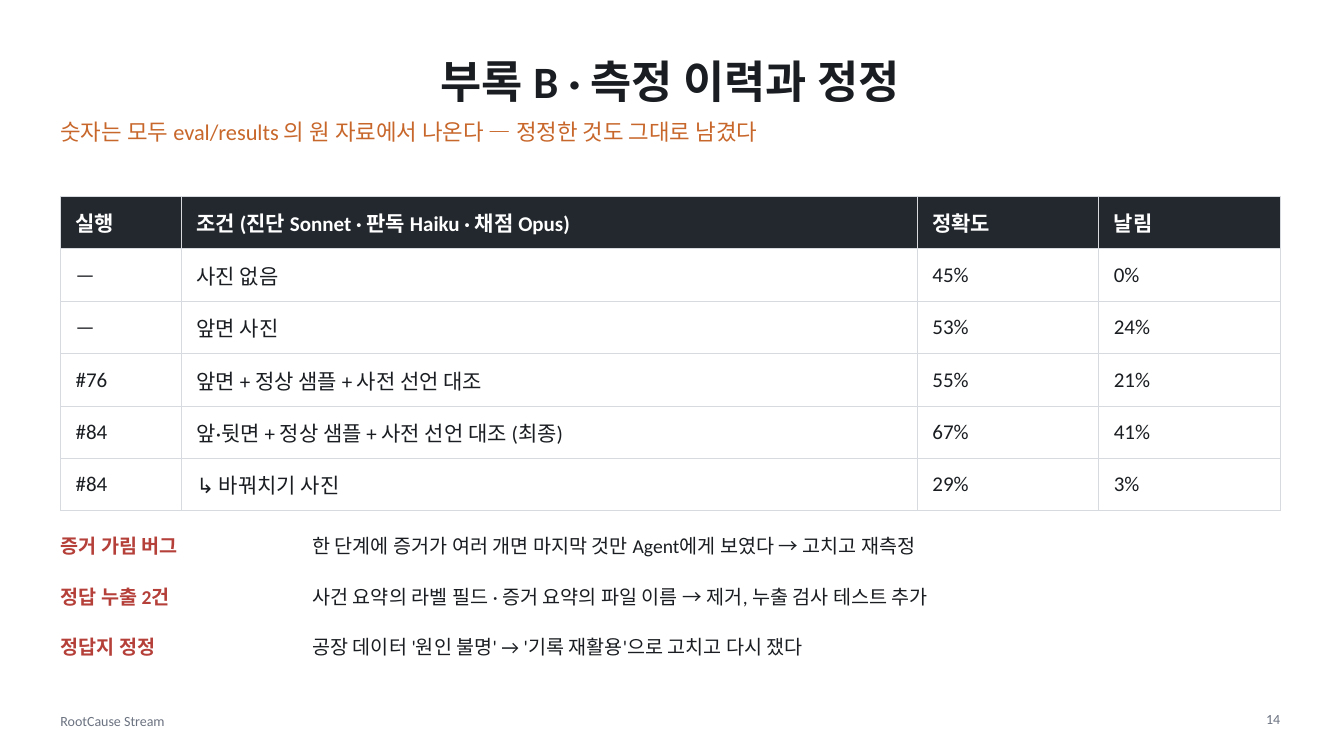
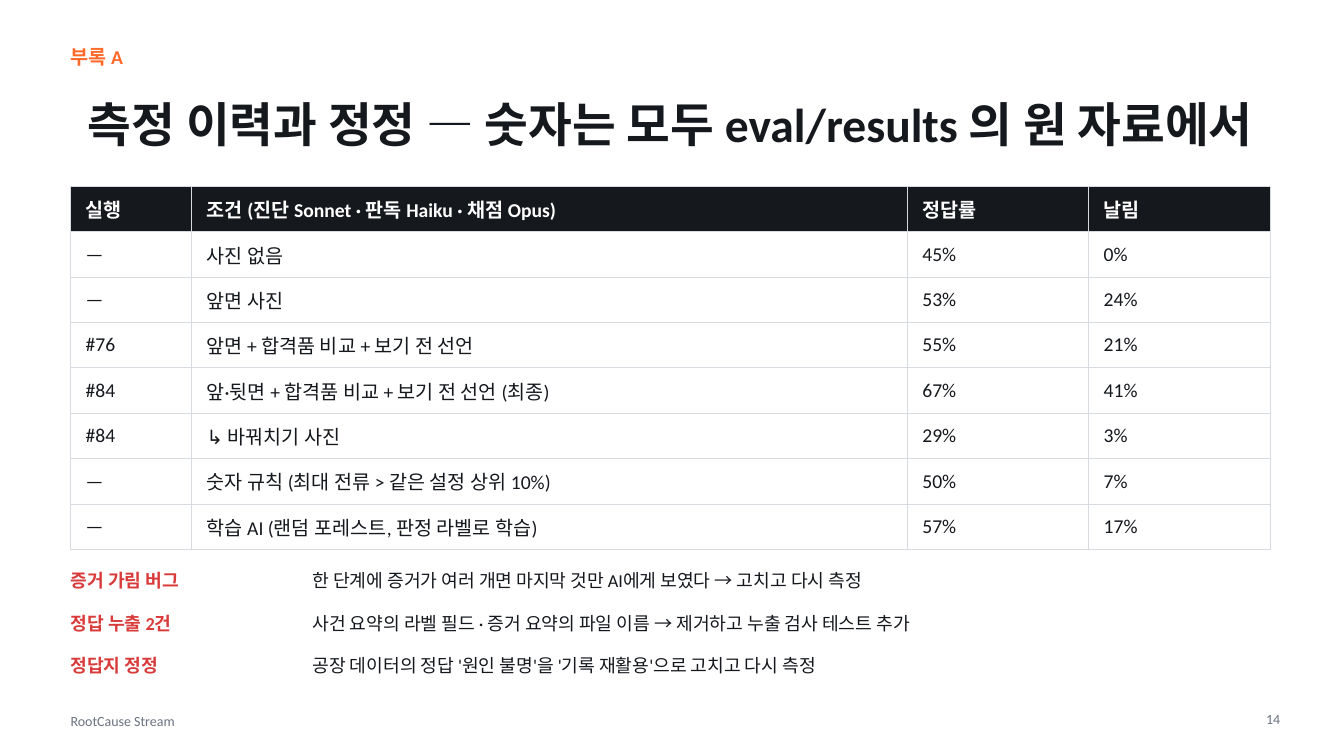
Before and after one commit to dlwogud/rootcause-stream, a slide deck: slide 14 of deck/RootCause_Stream_발표자료.pptx. Drawn at 1344x756 pixels with LibreOffice and Linux fonts; fonts in the diff are those of the drawing. Boxes give left, top, right and bottom in pixels: in the first picture for what was removed or moved away, otherwise in the second. Text is boxed around its words. In the diff, an @@ line names an element or a change of style, - is before the commit and + after.

```diff
--- a/deck/RootCause_Stream_발표자료.pptx
+++ b/deck/RootCause_Stream_발표자료.pptx
@@ text at [71,48,123,66]: text changed; size 32 to 14 pt; text colour #1A1D21 to #FF6A2B @@
-부록 B · 측정 이력과 정정
+부록 A
@@ text "부록 A" at [71,48,123,66]: vertical alignment middle to top @@
@@ title "측정 이력과 정정 — 숫자는 ..." at [88,102,1253,147]: vertical alignment top to middle @@
@@ title at [88,102,1253,147]: text changed; size 16 to 34 pt; text colour #C8672B to #15181D; bold on @@
-숫자는 모두 eval/results 의 원 자료에서 나온다 — 정정한 것도 그대로 남겼다
+측정 이력과 정정 — 숫자는 모두 eval/results 의 원 자료에서
@@ table at [71,187,1270,542] @@
-row 1, column 3: 정확도
+row 1, column 3: 정답률
-row 4, column 2: 앞면 + 정상 샘플 + 사전 선언 대조
+row 4, column 2: 앞면 + 합격품 비교 + 보기 전 선언
-row 5, column 2: 앞·뒷면 + 정상 샘플 + 사전 선언 대조 (최종)
+row 5, column 2: 앞·뒷면 + 합격품 비교 + 보기 전 선언 (최종)
+row 7: — | 숫자 규칙 (최대 전류 > 같은 설정 상위 10%) | 50% | 7%
+row 8: — | 학습 AI (랜덤 포레스트, 판정 라벨로 학습) | 57% | 17%
@@ table: place and size @@
-table at [60,197,1280,499]
+table at [71,187,1270,542]
@@ size 14 to 13 pt, text colour #B5403A to #D93B3B in 3 elements at [71,656,158,674], [71,614,172,632], [71,571,179,589] @@
@@ text "증거 가림 버그": place and size @@
-text "증거 가림 버그" at [60,536,178,555]
+text "증거 가림 버그" at [71,571,179,589]
@@ text at [312,572,862,589]: text changed; size 14 to 13 pt; text colour #1A1D21 to #15181D @@
-한 단계에 증거가 여러 개면 마지막 것만 Agent에게 보였다 → 고치고 재측정
+한 단계에 증거가 여러 개면 마지막 것만 AI에게 보였다 → 고치고 다시 측정
@@ text "정답 누출 2건": place and size @@
-text "정답 누출 2건" at [60,587,170,606]
+text "정답 누출 2건" at [71,614,172,632]
@@ text at [312,615,909,632]: text changed; size 14 to 13 pt; text colour #1A1D21 to #15181D @@
-사건 요약의 라벨 필드 · 증거 요약의 파일 이름 → 제거, 누출 검사 테스트 추가
+사건 요약의 라벨 필드 · 증거 요약의 파일 이름 → 제거하고 누출 검사 테스트 추가
@@ text "정답지 정정": place and size @@
-text "정답지 정정" at [60,637,155,656]
+text "정답지 정정" at [71,656,158,674]
@@ text at [312,657,815,674]: text changed; size 14 to 13 pt; text colour #1A1D21 to #15181D @@
-공장 데이터 '원인 불명' → '기록 재활용'으로 고치고 다시 쟀다
+공장 데이터의 정답 '원인 불명'을 '기록 재활용'으로 고치고 다시 측정
@@ text "RootCause Stream": place and size @@
-text "RootCause Stream" at [60,717,165,726]
+text "RootCause Stream" at [71,717,175,726]
```
Also in this commit, not shown: 3 other slides changed, 12 slides added, 10 slides removed, 11 other files.
